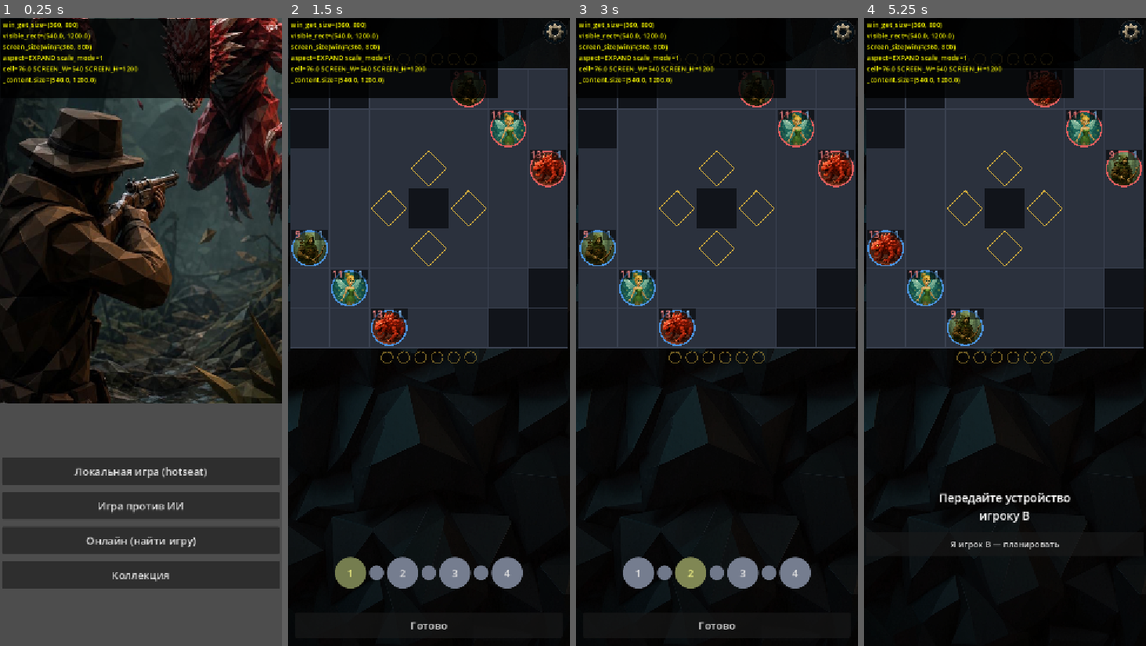
Above: before the commit, frames 1-4 (left to right).
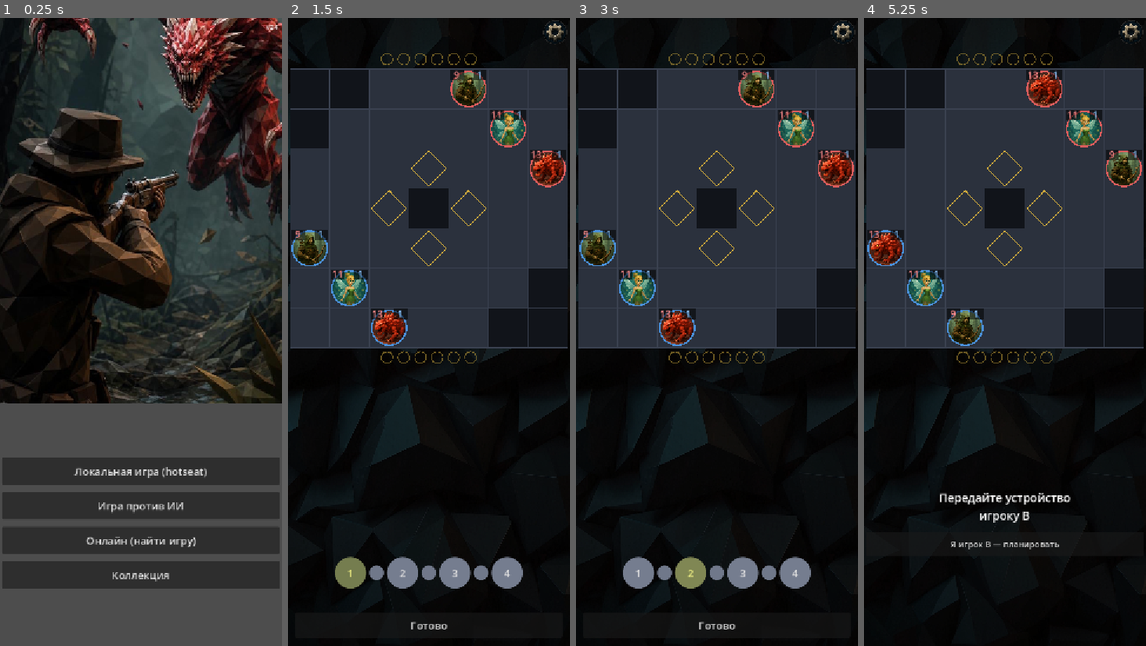
Above: after the commit, the same moments.

Repository: Suruks/warmarked
Game: Godot game, scene res://main.tscn
The game is run twice, just before and just after one commit, with the same random seed, the same clock (stepped at 60 frames per second) and the same inputs.
Inputs:
- Up to frame 1 (0.25 s): no input
- Up to frame 2 (1.5 s): click "Локальная игра (hotseat)" at 0.5 s; click "Я игрок A — планировать" at 1.25 s
- Up to frame 3 (3 s): click "1" at 2 s; click "2" at 2.75 s
- Up to frame 4 (5.25 s): click "3" at 3.5 s; click "4" at 4.25 s; click "Готово" at 5 s

The runs differ from the first frame. In frame 1, 7.9% of the frame differs, in the area x 0-75%, y 0-13%; in frame 2, 3.2%; in frame 3, 3.2%; in frame 4, 3.3%.

Commit message:
Найден реальный баг: клетка не росла, потому что запас под панель съедал всю высоту
Диагностика на реальном телефоне (1080x1929 -> canvas 671x1200 под EXPAND)
показала: экран у типичных телефонов ШИРЕ пропорции 540:1200, поэтому
EXPAND расширяет ширину канваса, а высота остаётся РОВНО 1200 (не растёт
вообще). MIN_PANEL_H=454 (взят из исходной раскладки) резервировал под
панель ровно столько высоты, что при клетке 76 бюджет высоты был расписан
впритык под 1200 — свободного места для роста клетки не оставалось,
сколько бы лишней ширины ни было доступно.

MIN_PANEL_H снижен до фактического минимума (380 — при нём описание
умения в панели планирования ещё не уходит в отрицательную высоту,
DESC_H = PANEL_H - 312 = 68px). На исходных 540x1200 ничего не меняется
(там клетку ограничивает ширина, не высота — PANEL_H остаётся 454, как
раньше), а на типичном телефоне клетка теперь растёт заметно даже без
роста высоты канваса.

Убран временный диагностический оверлей (свою задачу выполнил). Добавлен
регрессионный тест на именно этот сценарий (671x1200 -> клетка > 84).

Diff:
--- a/scripts/ui/layout.gd
+++ b/scripts/ui/layout.gd
@@ -20,8 +20,17 @@
 const PANEL_BOTTOM_MARGIN := 8
 
 const MIN_CELL := 50.0          # ниже не сжимаем клетку — экран должен быть совсем крохотным
-const MIN_PANEL_H := 454.0      # минимум высоты нижней панели (столько и было раньше при 540x1200) —
-                                 # резервируем её при подборе клетки, чтобы не выдавить панель доской
+# Минимум высоты нижней панели, резервируемый ПРИ ПОДБОРЕ КЛЕТКИ (не путать с фактической
+# PANEL_H — та почти всегда получается больше, см. ниже). Раньше здесь было 454 (столько и
+# была панель при исходных 540x1200) — из-за этого клетка НЕ РОСЛА на экранах, где EXPAND
+# расширяет ширину, а высота остаётся ровно 1200 (типичный телефон: экран у него ШИРЕ
+# пропорции 540:1200, поэтому EXPAND расширяет именно ширину, а не высоту — выяснено на
+# реальном устройстве: 1080x1929 -> canvas 671x1200). При МИНИМАЛЬНОМ 454 высотный бюджет
+# был расписан впритык под ровно 1200 при клетке 76 — свободного места для роста не оставалось,
+# сколько бы лишней ширины ни было. 380 — фактический минимум, при котором ещё не уходит в
+# минус описание умения в панели планирования (см. вывод DESC_H в planning_panel.gd:
+# DESC_H = PANEL_H - 312, то есть 380 даёт DESC_H = 68px — работоспособный, а не «в притык»).
+const MIN_PANEL_H := 380.0
 
 # --- Динамические (пересчитываются в recompute() под реальный размер экрана) ---
 # Литералы ниже — те же значения, что дал бы recompute() при 540x1200 (исходная раскладка);
--- a/scripts/ui/main.gd
+++ b/scripts/ui/main.gd
@@ -30,10 +30,6 @@
 var _content: Control
 var _last_layout_size := Vector2(-1, -1)   # под какой размер вьюпорта посчитана текущая раскладка (см. _process)
 
-# ВРЕМЕННЫЙ диагностический оверлей: сырые числа растяжения прямо на экране (на телефоне
-# консоль браузера не открыть). Удалить вместе с _update_debug_overlay после починки бага.
-var _debug_lbl: Label
-
 # локальный режим
 var _vs_ai := false          # PvE hotseat: игрок B — бот (AI.plan), человек играет за A
 var round_order: Array = []
@@ -92,7 +88,6 @@
 # (_last_layout_size), и пересчитываем при малейшем расхождении — дешёвая проверка (Vector2 ==),
 # а взамен раскладка гарантированно сходится к актуальному размеру максимум за один кадр.
 func _process(_delta: float) -> void:
-	_update_debug_overlay()
 	if _content == null:
 		return   # раскладка ещё не построена (первый кадр до _build_layout)
 	var avail := get_viewport().get_visible_rect().size
@@ -102,43 +97,7 @@
 		_apply_layout()
 
 
-# ВРЕМЕННО: см. объявление _debug_lbl выше.
-func _update_debug_overlay() -> void:
-	if _debug_lbl == null:
-		return
-	var aspect_names := {0: "IGNORE", 1: "KEEP", 2: "KEEP_WIDTH", 3: "KEEP_HEIGHT", 4: "EXPAND"}
-	var aspect: int = get_window().content_scale_aspect
-	var content_sz: String = str(_content.size) if _content != null else "-"
-	_debug_lbl.text = "win_get_size=%s\nvisible_rect=%s\nscreen_size(win)=%s\naspect=%s scale_mode=%s\ncell=%.1f SCREEN_W=%.0f SCREEN_H=%.0f\n_content.size=%s" % [
-		DisplayServer.window_get_size(),
-		get_viewport().get_visible_rect().size,
-		DisplayServer.screen_get_size(),
-		aspect_names.get(aspect, str(aspect)), get_window().content_scale_mode,
-		Layout.cell_size, Layout.SCREEN_W, Layout.SCREEN_H,
-		content_sz,
-	]
-
-
 func _build_layout() -> void:
-	# ВРЕМЕННЫЙ диагностический оверлей — на root напрямую (не в _content), верхний левый угол,
-	# поверх всего (z_index), чтобы был виден независимо от того, что сломано в остальной раскладке.
-	var dbg_bg := Panel.new()
-	var dbg_sb := StyleBoxFlat.new()
-	dbg_sb.bg_color = Color(0, 0, 0, 0.8)
-	dbg_bg.add_theme_stylebox_override("panel", dbg_sb)
-	dbg_bg.position = Vector2(2, 2)
-	dbg_bg.size = Vector2(400, 150)
-	dbg_bg.z_index = 100
-	add_child(dbg_bg)
-	_debug_lbl = Label.new()
-	_debug_lbl.add_theme_font_size_override("font_size", 13)
-	_debug_lbl.add_theme_color_override("font_color", Color.YELLOW)
-	_debug_lbl.autowrap_mode = TextServer.AUTOWRAP_WORD
-	_debug_lbl.position = Vector2(6, 4)
-	_debug_lbl.size = Vector2(390, 142)
-	_debug_lbl.z_index = 101
-	add_child(_debug_lbl)
-
 	# Фон матча и коллекции — на весь РЕАЛЬНЫЙ экран (не только раскладку), позади всего
 	# остального (первым в дереве, вне _content) — иначе по бокам от раскладки было бы пусто.
 	_background = TextureRect.new()
--- a/tests/headless_test.gd
+++ b/tests/headless_test.gd
@@ -106,6 +106,7 @@
 	test_immobilize_blocks_movement_skills()
 	test_layout_recompute_matches_original_at_baseline()
 	test_layout_recompute_grows_cell_on_wider_screen()
+	test_layout_recompute_grows_cell_when_only_width_expands()
 	print("=== Итог: %d PASS, %d FAIL ===" % [_pass, _fail])
 	quit(1 if _fail > 0 else 0)
 
@@ -1843,3 +1844,15 @@
 	_check(Layout.PANEL_H > 454.0, "layout: нижняя панель тоже выросла [%f]" % Layout.PANEL_H)
 	# восстановить базовое состояние для остальных тестов (Layout — статический синглтон)
 	Layout.recompute(540.0, 1200.0)
+
+
+func test_layout_recompute_grows_cell_when_only_width_expands() -> void:
+	# Регрессия на реальном баге: у типичного телефона экран ШИРЕ пропорции 540:1200, поэтому
+	# EXPAND расширяет именно ширину канваса, а высота остаётся РОВНО 1200 (не растёт вообще) —
+	# измерено на устройстве 1080x1929 -> canvas 671x1200. При старом MIN_PANEL_H=454 высотный
+	# бюджет был расписан впритык под высоту 1200 при клетке 76 — клетка не росла, сколько бы
+	# лишней ширины ни было. Теперь обязана вырасти заметно даже при неизменной высоте.
+	Layout.recompute(671.0, 1200.0)
+	_check(Layout.cell_size > 84.0, "layout: клетка выросла даже при неизменной высоте [%f]" % Layout.cell_size)
+	_check(Layout.PANEL_H >= Layout.MIN_PANEL_H, "layout: панель не ушла ниже минимума [%f]" % Layout.PANEL_H)
+	Layout.recompute(540.0, 1200.0)
